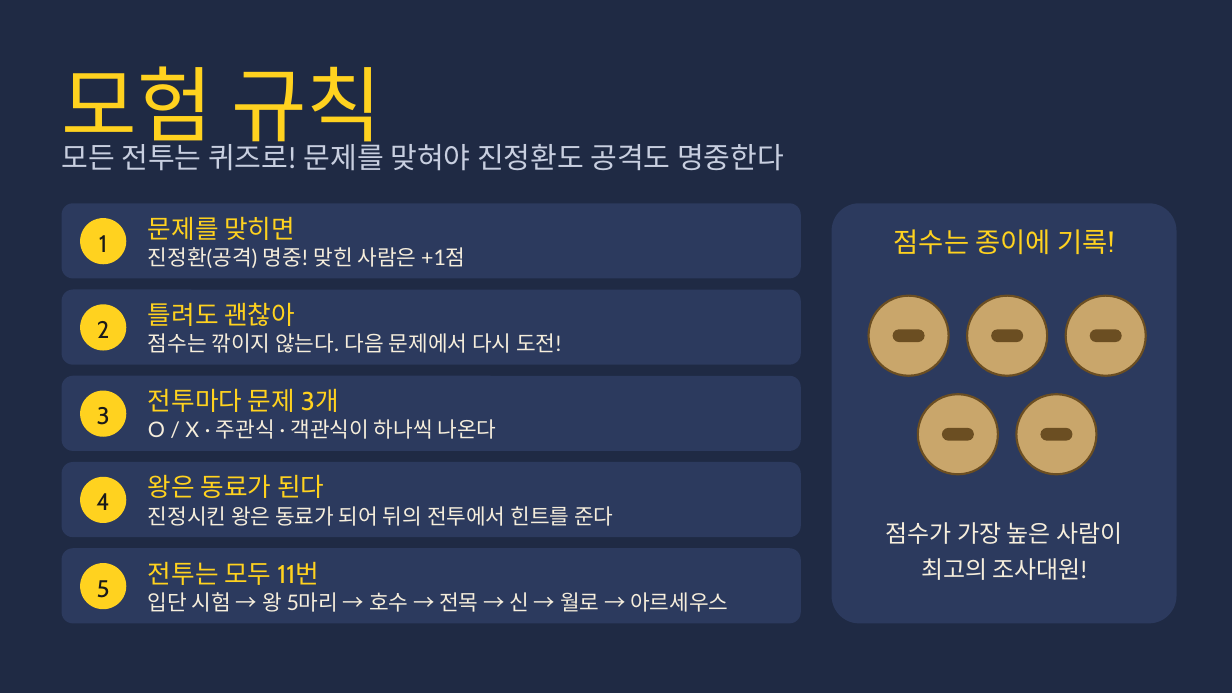
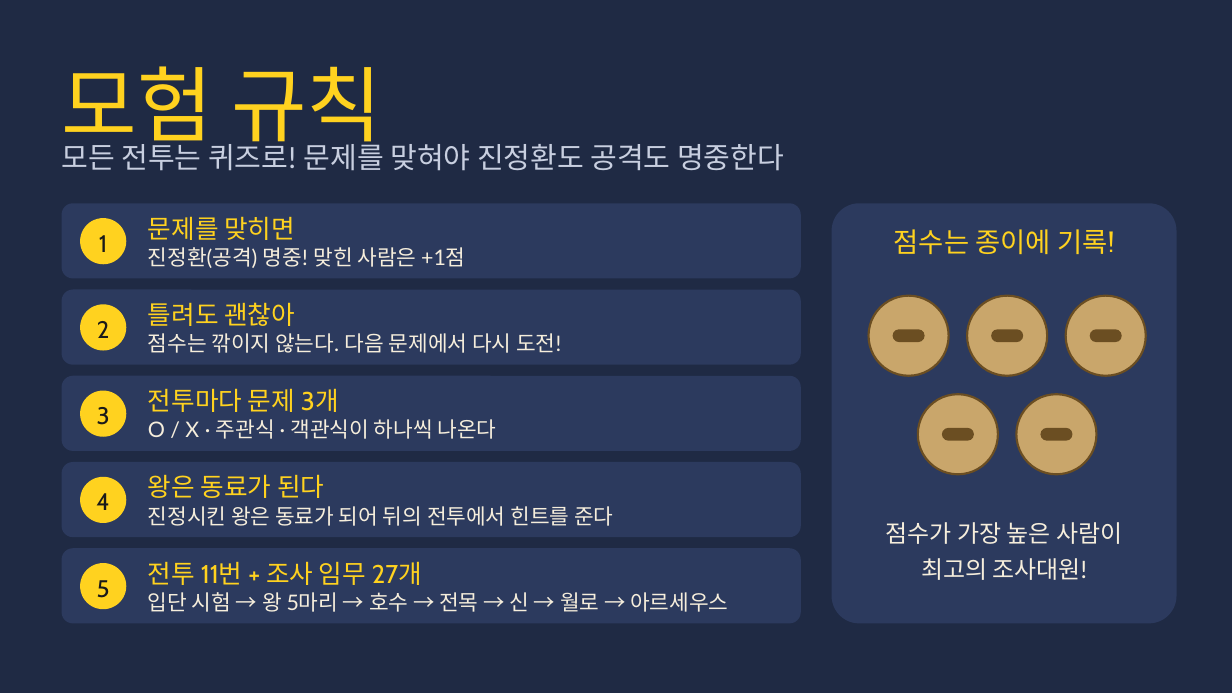
Before and after one commit to choivoo/-, a slide deck: slide 25 of 레전드_아르세우스_히스이_대모험_주거와_도시_경제성장에_따른_생활변화(최선유_최종본).pptx (slide 22 before the commit). Drawn at 1232x693 pixels with LibreOffice and Linux fonts; fonts in the diff are those of the drawing. Boxes give left, top, right and bottom in pixels: in the first picture for what was removed or moved away, otherwise in the second. Text is boxed around its words. In the diff, an @@ line names an element or a change of style, - is before the commit and + after.

```diff
--- a/레전드_아르세우스_히스이_대모험_주거와_도시_경제성장에_따른_생활변화(최선유_최종본).pptx
+++ b/레전드_아르세우스_히스이_대모험_주거와_도시_경제성장에_따른_생활변화(최선유_최종본).pptx
@@ text at [148,561,422,585]: text changed @@
-전투는 모두 11번
+전투 11번 + 조사 임무 27개
```
Also in this commit, not shown: 7 other slides changed, 121 slides added.
